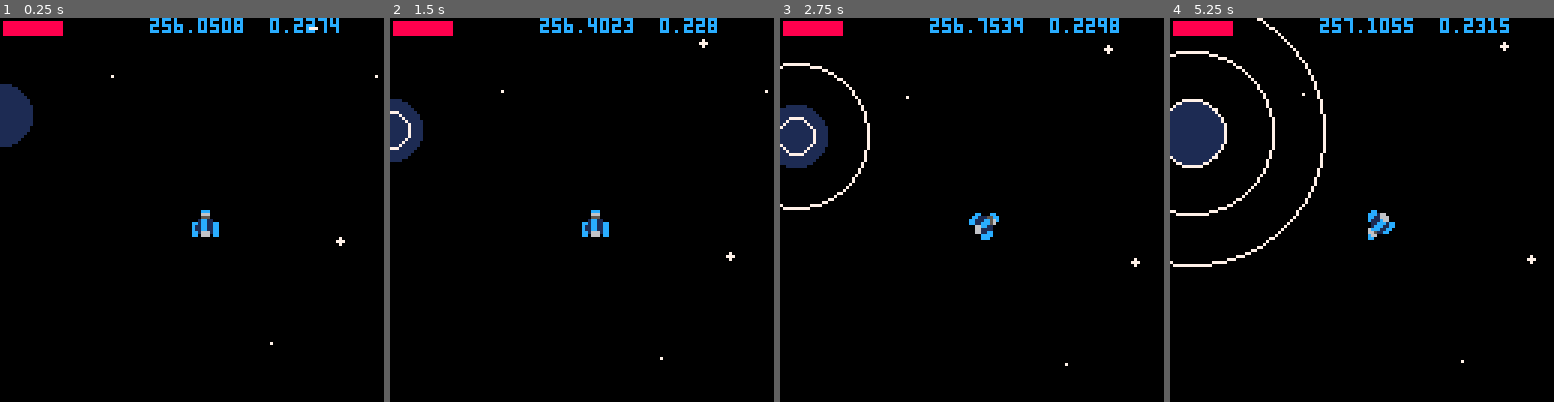
Above: before the commit, frames 1-4 (left to right).
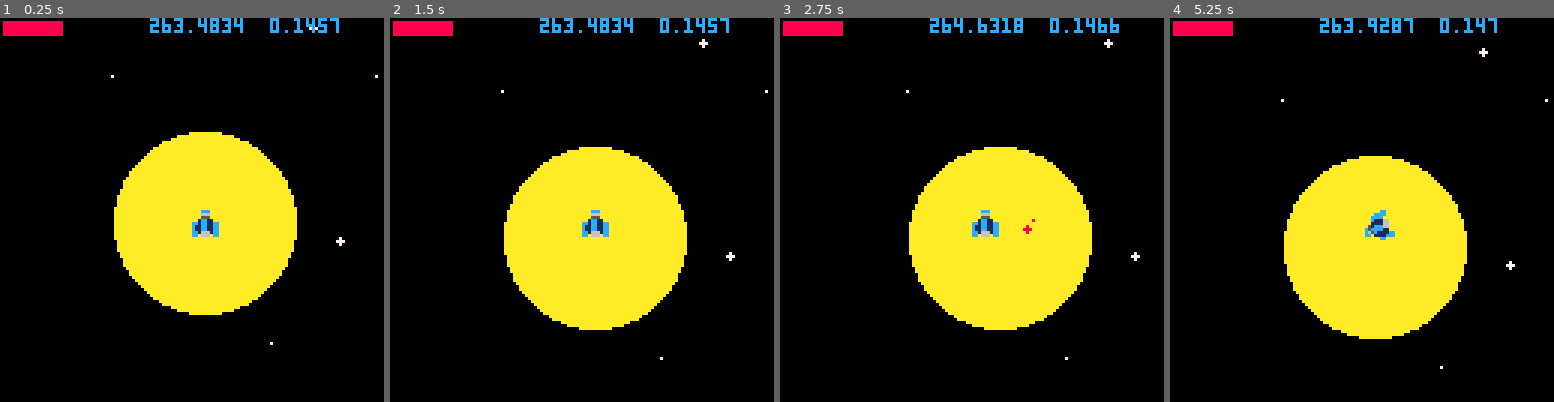
Above: after the commit, the same moments.

Repository: matheusmortatti/pico-8
Game: PICO-8 cartridge fermijam.p8
Same seed, same stepped clock (60 frames per second), same inputs: the game is played once before the commit and once after it.
Inputs:
- Up to frame 1 (0.25 s): no input
- Up to frame 2 (1.5 s): tap X (X key) at 0.33, 1.07 s; tap O (Z key) at 0.7 s
- Up to frame 3 (2.75 s): hold Right 1.6-2.1 s; tap O (Z key) at 1.7, 2.1, 2.5 s; tap X (X key) at 1.85 s; hold Up 2.15-2.42 s; hold Right from 2.47 s (still down)
- Up to frame 4 (5.25 s): tap O (Z key) every 0.4 s from 2.9 to 4.9 s; tap X (X key) at 2.97, 4.08, 5.2 s; release Right at 3.03 s; hold Left 3.08-3.58 s; hold Down 3.63-3.97 s; hold Right 4.02-4.68 s; hold Up 4.73-5.03 s; hold Left from 5.08 s (still down)

The runs differ from the first frame. In frame 1, 19% of the frame differs, in the area x 0-88%, y 0-78%; in frame 2, 19%; in frame 3, 20%; in frame 4, 22%, in the area x 0-99%, y 0-92%.

Commit message:
added a star system!

Diff:
--- a/fermijam.p8
+++ b/fermijam.p8
@@ -38,10 +38,14 @@
 n_message=0
 _messages={}
 
+p_distance=0
+_sun=nil
+
 ship={
 
 	init=function(this)
 		this.rotation=0
+		this.target_rotation=0
 		this.scale=1
 		this.speed=0
 		this.dir=0
@@ -86,8 +90,10 @@
 
 
 			-- rotate ship
-			if btn(k_right) then this.rotation-=0.05
-			elseif btn(k_left) then this.rotation +=0.05 end
+			if btn(k_right) then this.target_rotation-=0.05
+			elseif btn(k_left) then this.target_rotation +=0.05 end
+
+			this.rotation=appr(this.rotation, this.target_rotation, 0.03)
 
 			-- movement
 			local target_speed=2
@@ -115,12 +121,16 @@
 		----------------------------------------
 		elseif this.ship_state==1 then
 
+
+
 			-- ajusting position
 			if this.docking_state==0 then
+				this.target.x=this.planet_dock.x
+				this.target.y=this.planet_dock.y
 
 				this.speed=0
-				this.x=appr(this.x, this.target.x, 0.2)
-				this.y=appr(this.y, this.target.y, 0.2)
+				this.x=appr(this.x, this.target.x, 1.5)
+				this.y=appr(this.y, this.target.y, 1.5)
 				this.rotation=appr(this.rotation, flr(this.rotation+0.5), 0.02)
 
 				-- changing state
@@ -131,6 +141,8 @@
 			-- docking
 			elseif this.docking_state==1 then
 				this.scale = appr(this.scale, 0.2, 0.02)
+				this.x=this.planet_dock.x
+				this.y=this.planet_dock.y
 
 				-- changing state
 				if this.scale==0.2 then
@@ -147,6 +159,8 @@
 
 			-- getting message state
 			elseif this.docking_state==2 then
+				this.x=this.planet_dock.x
+				this.y=this.planet_dock.y
 
 				if btn(k_up) then
 					this.docking_state=3
@@ -174,25 +188,22 @@
 				this.hd_timer+=1
 
 				this.speed=appr(this.speed, 2, 0.1)
-				-- this.x+=this.speed*sin(this.rotation)
-				-- this.y-=this.speed*cos(this.rotation)
 
 				if this.speed==2 and this.hd_timer>20 then this.hd_state=1 this.hd_timer=0 end
+				if hyperdrive_release then this.ship_state=0 this.hd_state=0 this.hd_timer=0 end
 
 			elseif this.hd_state==1 then
 
-				this.speed=2
+				this.speed=8
 
 				clear_obj()
 				generate(this.x, this.y, 128, -1, 15)
 
-				if hyperdrive_release then this.hd_state=2 this.speed=20 generate(this.x, this.y, 1024, 10, 500) music(-1) music(3) end
+				if hyperdrive_release then this.hd_state=2 this.speed=20 generate(this.x, this.y, 1024, 5, 500, true) music(-1) music(3) end
 
 			elseif this.hd_state==2 then
 
 				this.speed=appr(this.speed, 1, 1.5)
-				-- this.x+=this.speed*sin(this.rotation)
-				-- this.y-=this.speed*cos(this.rotation)
 
 				if this.speed==1 then this.hd_state=0 this.ship_state=0 end
 
@@ -203,7 +214,7 @@
 		-- hyperdrive generation code
 		if this.ship_state!=1 then
 			if this.ship_state!=2 and hyperdrive_press then this.ship_state=2 music(0)
-			elseif hyperdrive_release then  end
+			elseif hyperdrive_release and this.hd_state==0 then  music(-1) end
 		end
 
 		this.x+=this.speed*sin(this.rotation)
@@ -212,6 +223,8 @@
 
 	draw=function(this)
 		draw_rotated(8, 0, 8, 8, this.x+4, this.y+4, this.rotation, this.scale)
+
+		if rnd(1) < 0.4 then for i=0.5, this.speed do init_obj(fire, this.x+4-3*sin(this.rotation-rnd(0.05)+0.05) , this.y+4+3*cos(this.rotation-rnd(0.05)+0.05) , this.rotation) end end
 
 		--rectfill(this.x, this.y, this.x+this.hitbox.x+this.hitbox.w, this.y+this.hitbox.y+this.hitbox.h, white)
 	end
@@ -220,13 +233,17 @@
 planet={
 	init=function(this)
 		this.timer=0
-		this.spawn_time = 30
+		this.spawn_time = 200
 		this.radius = 10
 		this.col=flr(rnd(15)+1)
 		this.docked=false
 		this.transmition=false
 		if system_transmition < max_system_transmition then this.transmition=true system_transmition+=1 end
 		this.info=generate_info()
+		this.t=rnd(1)
+		this.distance=p_distance
+		this.center={x=0, y=0}
+
 	end,
 
 	update=function(this)
@@ -235,7 +252,9 @@
 			this.timer=0
 		end
 
-
+		this.x=this.distance*cos(this.t) + _sun.x
+		this.y=2*this.distance*sin(this.t) + _sun.y
+		this.t+=0.0001
 
 		this.timer+=1
 
@@ -244,6 +263,21 @@
 	draw=function(this)
 		circfill(this.x+4, this.y+4, this.radius, this.col)
 		--rectfill(this.x, this.y, this.x+this.hitbox.x+this.hitbox.w, this.y+this.hitbox.y+this.hitbox.h, white)
+	end,
+
+}
+
+sun={
+	init=function(this)
+		this.radius = 30
+	end,
+
+	update=function(this)
+
+	end,
+
+	draw=function(this)
+		circfill(this.x+4, this.y+4, this.radius, yellow)
 	end,
 
 }
@@ -252,7 +286,7 @@
 	init=function(this)
 		this.inc=0.5
 		this.radius=0
-		this.max_r=50
+		this.max_r=200
 	end,
 
 	update=function(this)
@@ -279,6 +314,26 @@
 
 	draw=function(this)
 		circfill(this.x, this.y, this.radius, white)
+	end
+}
+
+fire={
+	init=function(this)
+		this.radius=rnd(3)
+		if rnd(1) < 0.3 then this.col=red else this.col=orange end
+	end,
+
+	update=function(this)
+		if this.radius < 0 then del(objects, this) end
+		this.radius-=0.05
+
+		this.x-=sin(this.rotation)
+		this.y+=cos(this.rotation)
+
+	end,
+
+	draw=function(this)
+		circfill(this.x, this.y, this.radius, this.col)
 	end
 }
 
@@ -363,21 +418,28 @@
 
 function clear_obj()
 	foreach(objects, function(obj)
-		if obj.type!=ship then del(objects, obj) end
+		if obj.type!=ship and obj.type!=fire then del(objects, obj) end
 	end)
 	system_transmition=0
 end
 
-function generate(x, y, _space, planets, stars)
+function generate(x, y, _space, planets, stars, _has_sun)
 	local n_star=stars
 	local n_planets=planets
 	local space=_space
+	local has_sun=_has_sun
+
+	if has_sun then
+		_sun=init_obj(sun, x, y)
+		p_distance=0
+	end
 
 	for i=0, n_star do
 		init_obj(star, rnd(space)-space/2+x, rnd(space)-space/2+y)
 	end
 
 	for i=0, n_planets do
+		p_distance+=50+rnd(100)
 		init_obj(planet, rnd(space)-space/2+x, rnd(space)-space/2+y)
 	end
 
@@ -452,7 +514,7 @@
 end
 
 function _init()
-	generate(64, 64, 1024, 10, 500)
+	generate(64, 64, 1024, 10, 500, true)
 	hud.init(hud)
 	player=init_obj(ship, 64, 64)
 
Not shown, added: fermijam_v_0.1 2.zip
Not shown, added: fermijam_v_0.1 3.zip
Not shown, added: fermijam_v_0.1.zip
Not shown, changed: fermijam_v_0.1/fermijam.js
